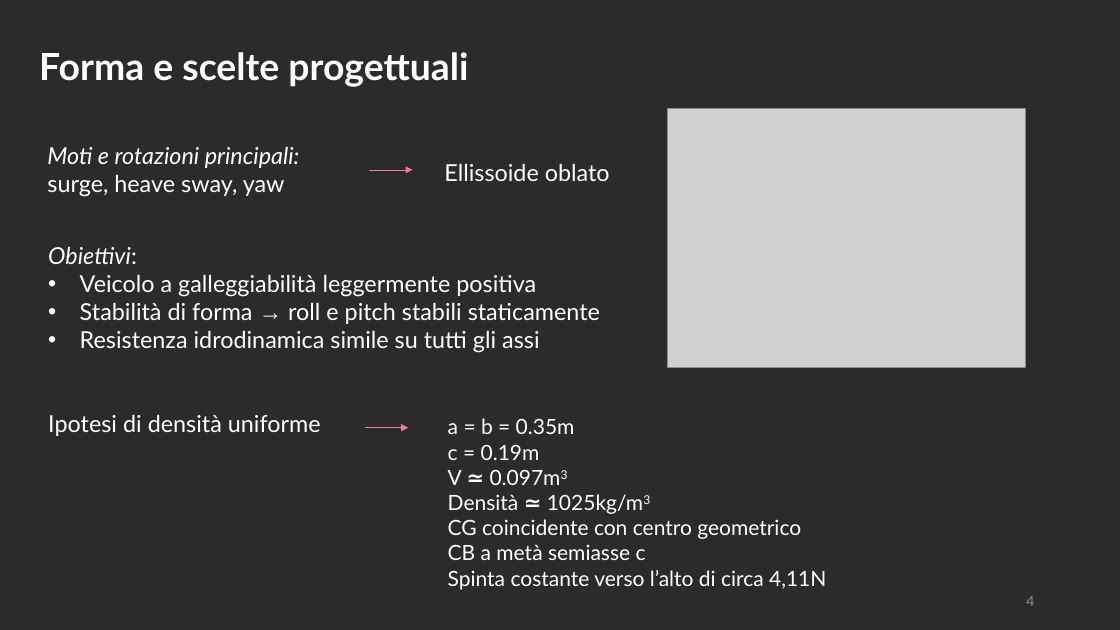
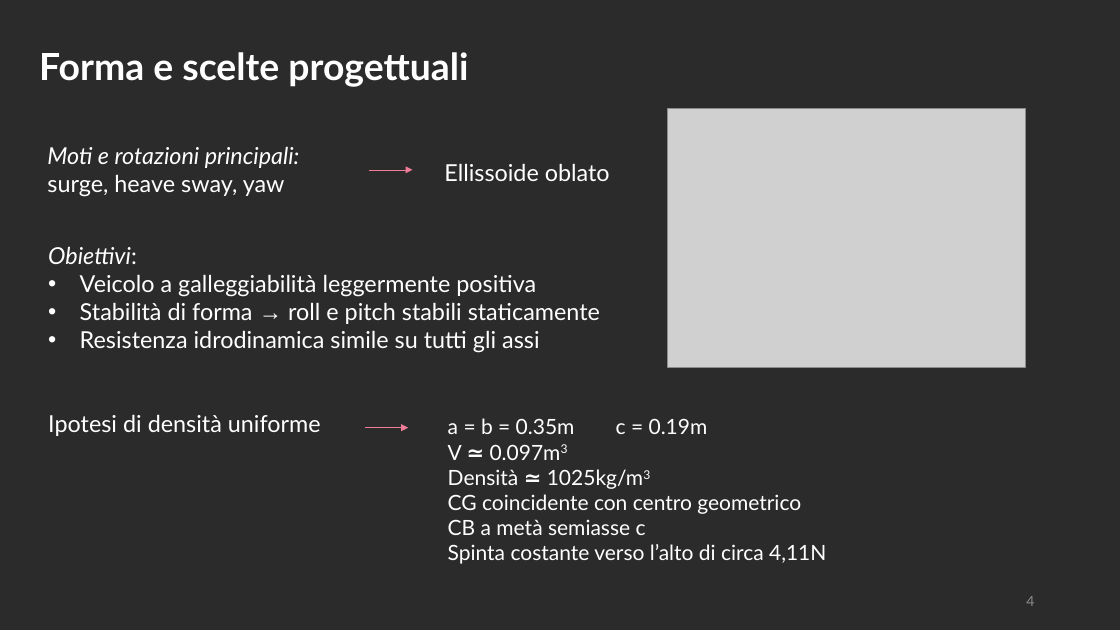
Before and after one commit to polifab/Subacquei_modello, a slide deck: slide 4 of presentazione.pptx. Drawn at 1120x630 pixels with LibreOffice and Linux fonts; fonts in the diff are those of the drawing; grey boxes stand for pictures; background and template pictures are left out; a plain dark background stands for a picture behind light text. Boxes give left, top, right and bottom in pixels: in the first picture for what was removed or moved away, otherwise in the second. Text is boxed around its words. In the diff, an @@ line names an element or a change of style, - is before the commit and + after.

```diff
--- a/presentazione.pptx
+++ b/presentazione.pptx
@@ text at (448, 418, 708, 434): text changed @@
-a = b = 0.35m
-c = 0.19m
+a = b = 0.35m c = 0.19m
```
Also in this commit, not shown: 10 other slides changed.
